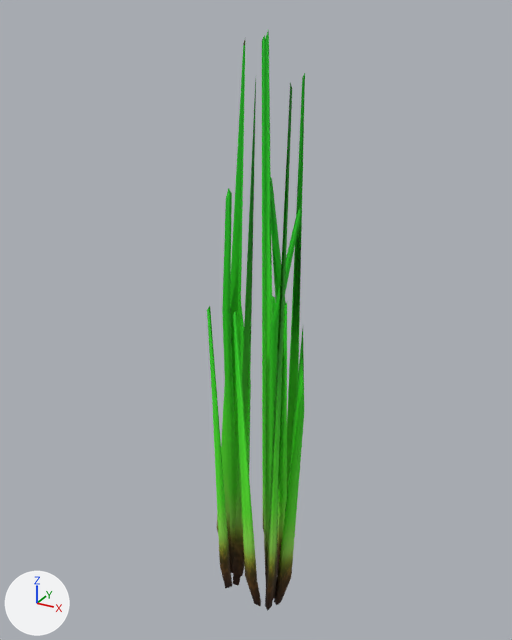
What one commit did to the glTF model models/grass_bundle.glb.
Rendered twice from a 50 mm lens placed at (24.1, -44.1, 47.6), pointed at (-0.8, 1.1, 25.0). Arrows for +X, +Y and +Z are at lower left; the lights stay in place. Objects named as collision shapes, trigger or cutter boxes, shadow casters or lower levels of detail are left out.

In view in the first picture: 'GrassBundle'.
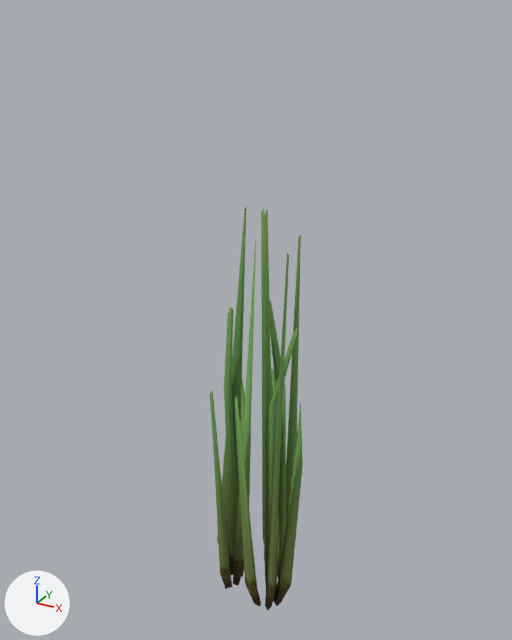
The change, as a diff of the scene's bpy script:
```diff
--- a/models/grass_bundle.glb.py
+++ b/models/grass_bundle.glb.py
@@ img_grass_tex_2 @@
+img_grass_tex_2 = load_image('Grass_Tex_2', '_unpacked/Grass_Tex_2', 512, 512, 'sRGB')
@@ mat_grass @@
 mat_grass = principled_material('Grass')
-mat_grass.texture = img_grass_tex_1
-mat_grass.metallic = 0.1
-mat_grass.roughness = 0.7
+mat_grass.texture = img_grass_tex_2
+mat_grass.metallic = 0.0903
+mat_grass.roughness = 0.719
@@ ob_grassbundle @@
 ob_grassbundle.parent = ob_grassparent
-ob_grassbundle.location = (1.998, -1.552, -33.29)
+ob_grassbundle.location = (1.998, -1.552, -37.97)
 ob_grassbundle.rotation_euler = (0.0, 0.0, 0.696)  # degrees (0, 0, 40)
-ob_grassbundle.scale = (2.2, 2.2, 2.9)
+ob_grassbundle.scale = (2.2, 2.2, 2.18)
```

Location of each change, [x1, y1, x2, y2] in pixels of the pictures (512 x 640 px):
'GrassBundle', surface changed, moved, rescaled (31% shorter): before [207, 30, 305, 611]; after [210, 208, 303, 611]
